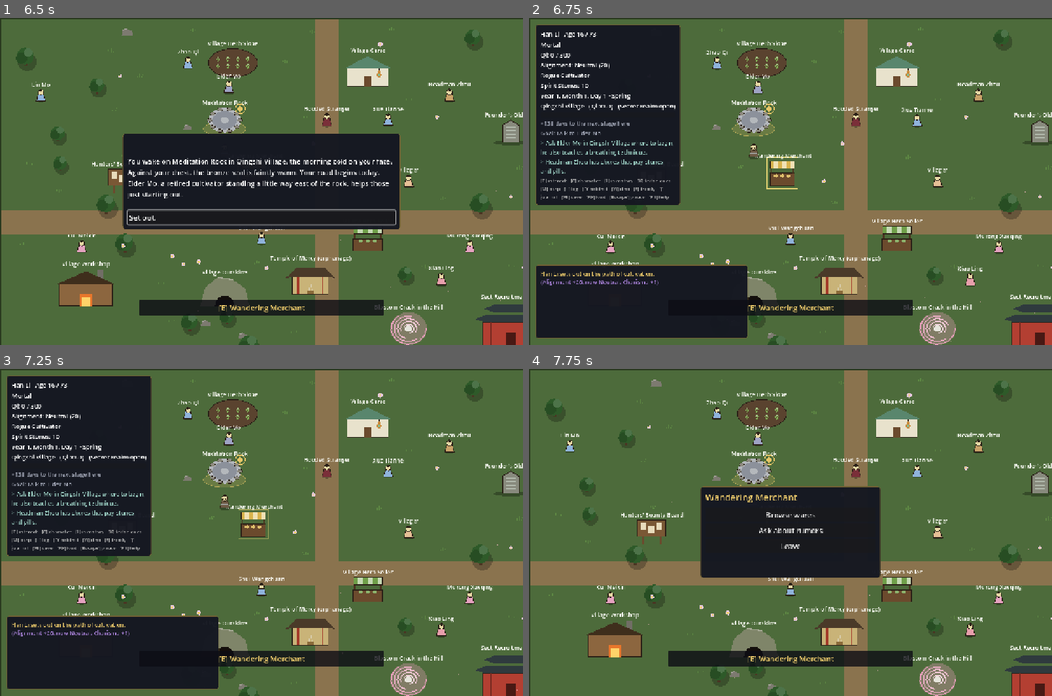
Above: before the commit, frames 1-4 (two rows, left to right).
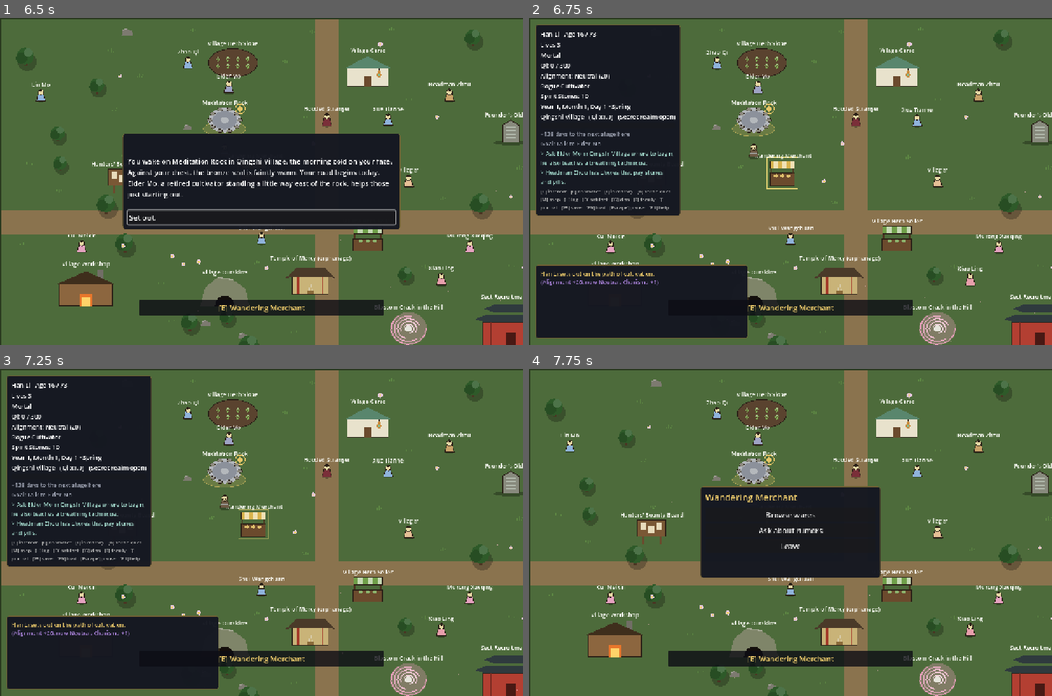
Above: after the commit, the same moments.

Repository: samridghimire/cultivation-game
Game: Godot game, scene res://src/ui/main_menu.tscn
Same seed, same stepped clock (60 frames per second), same inputs: the game is played once before the commit and once after it.
Inputs (mouse positions are in pixels of both pictures, inside the frame that each line leads up to):
- Up to frame 1 (6.5 s): click "New Game" at 0.5 s; click "Begin" at 1.25 s; click "Reach for it." at 2 s; click "Protect those who cannot prot…" at 2.75 s; click "What are you?" at 3.5 s; click "Why me?" at 4.25 s; click "What are you?" at 5 s; click "..." at 5.75 s
- Up to frame 2 (6.75 s): click "Set out." at 6.5 s
- Up to frame 3 (7.25 s): no input
- Up to frame 4 (7.75 s): tap Enter at 7.25 s; move the mouse to (905, 516) at 7.27 s; hold D (move_right) from 7.28 s (still down); hold E (interact) from 7.28 s (still down); click (905, 516) at 7.42 s

Frame 1 is identical in both runs. In frame 2, 3.5% of the frame differs, in the area x 1-29%, y 7-61%; in frame 3, 3.5%; in frame 4, nothing differs.

Commit message:
[WU-095] The artifact's lives on the HUD
Lives N line above the realm/qi block: warning color at 1, danger with 'Final life' at 0; refreshed on player_changed and player_respawned. Extends the HUD crowding test.

Co-Authored-By: Claude Sonnet 5.5 <noreply@anthropic.com>
Claude-Session: https://claude.ai/code/session_01LXeKphpFdTHNtxKwZXi71a

Diff:
--- a/src/ui/hud.gd
+++ b/src/ui/hud.gd
@@ -12,6 +12,7 @@
 
 var _age: Label
 var _status: Label
+var _lives: Label
 var _qi_bar: ProgressBar
 var _bottleneck: Label
 var _next_layer: Label
@@ -170,7 +171,7 @@
 	EventBus.family_requested.connect(_on_family_requested)
 	EventBus.child_training_requested.connect(_on_child_training_requested)
 	EventBus.player_died.connect(_on_player_died)
-	EventBus.player_respawned.connect(func(_anchor_id: String, _lives: int): _open_pending_respawn())
+	EventBus.player_respawned.connect(func(_anchor_id: String, _lives: int): _refresh(); _open_pending_respawn())
 	EventBus.combat_finished.connect(_on_combat_finished)
 	EventBus.tribulation_prepare_requested.connect(_on_tribulation_prepare)
 	EventBus.tribulation_endured.connect(_on_tribulation_endured)
@@ -297,6 +298,8 @@
 	panel.add_child(box)
 	_age = UIStyle.label("", 15)
 	box.add_child(_age)
+	_lives = UIStyle.label("", 15)
+	box.add_child(_lives)
 	_status = UIStyle.label("", 15)
 	box.add_child(_status)
 	_qi_bar = ProgressBar.new()
@@ -428,6 +431,7 @@
 	if age_cue != "":
 		_age.text += "   (%d %s left)" % [years_left, "year" if years_left == 1 else "years"]
 	_age.add_theme_color_override("font_color", UIStyle.CATEGORY_COLORS.get(age_cue, Color.WHITE))
+	_refresh_lives(p)
 	var lines: PackedStringArray = [
 		Cultivation.realm_label(p, data),
 		"Qi: %d / %d" % [int(p.qi), int(Cultivation.qi_required(p, data))],
@@ -470,6 +474,25 @@
 	_fit_status_panel.call_deferred()
 
 
+## "Lives N" from the Creation Artifact (WU-095): warning at 1 life, danger with "Final life" at 0.
+func _refresh_lives(p: CharacterData) -> void:
+	_lives.text = lives_text(p.artifact_lives)
+	_lives.visible = _lives.text != ""
+	_lives.add_theme_color_override("font_color", lives_color(p.artifact_lives))
+
+
+static func lives_text(lives: int) -> String:
+	if lives < 0:
+		return ""
+	return "Lives %d" % lives if lives > 0 else "Lives 0 - Final life"
+
+
+static func lives_color(lives: int) -> Color:
+	if lives == 0:
+		return UIStyle.CATEGORY_COLORS["danger"]
+	return UIStyle.CATEGORY_COLORS["warning"] if lives == 1 else Color.WHITE
+
+
 ## Drops the lowest-priority status lines (key bar, hints, goal, next layer) until the panel clears the log (WU-091).
 func _fit_status_panel() -> void:
 	if _status_panel == null or not is_inside_tree():
--- a/tests/unit/test_hud_crowding.gd
+++ b/tests/unit/test_hud_crowding.gd
@@ -3,6 +3,7 @@
 ## key bar) the status panel must stay inside the window and clear of the log and prompt.
 
 const DECK := Vector2(1280, 800)
+const HudScript := preload("res://src/ui/hud.gd")
 
 
 func _tree() -> SceneTree:
@@ -61,8 +62,19 @@
 	await _frames()
 	rect = status.get_global_rect()
 	assert_false(rect.intersects(prompt.get_global_rect()), "status panel %s overlaps the prompt %s" % [rect, prompt.get_global_rect()])
+	assert_true(hud.get("_lives").visible, "lives line shown")
+	assert_false(rect.intersects(prompt.get_global_rect()) or rect.intersects(log_panel.get_global_rect()), "lives line keeps the panel clear")
 	hud.queue_free()
 	Settings.set_value("ui_scale", old_scale)
 	Settings.set_value("hud_hints", old_hints)
 	root.size = old_size
 	gs.end_session()
+
+
+func test_lives_text_and_color() -> void:
+	assert_eq(HudScript.lives_text(3), "Lives 3")
+	assert_eq(HudScript.lives_text(0), "Lives 0 - Final life")
+	assert_eq(HudScript.lives_text(-1), "")
+	assert_eq(HudScript.lives_color(1), UIStyle.CATEGORY_COLORS["warning"])
+	assert_eq(HudScript.lives_color(0), UIStyle.CATEGORY_COLORS["danger"])
+	assert_eq(HudScript.lives_color(4), Color.WHITE)
